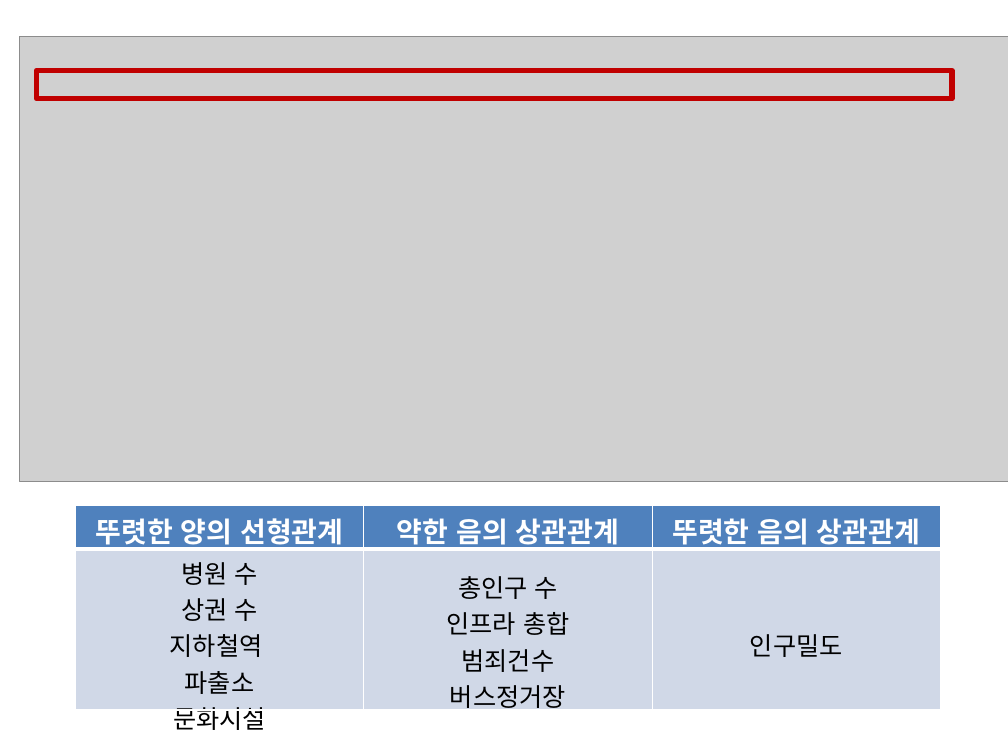
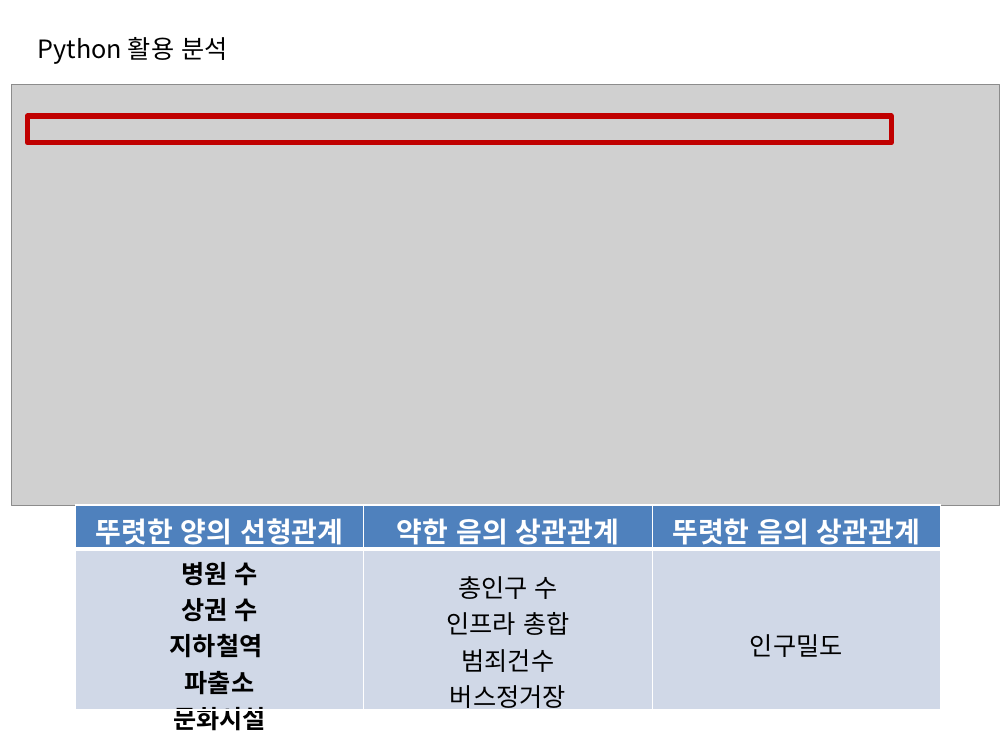
Before and after one commit to Dev1120/Team1Project, a slide deck: slide 16 of PPT구상/팀프로젝트_구상용.pptx (slide 12 before the commit). Drawn at 1008x756 pixels with LibreOffice and Linux fonts; fonts in the diff are those of the drawing; grey boxes stand for pictures. Boxes give left, top, right and bottom in pixels: in the first picture for what was removed or moved away, otherwise in the second. Text is boxed around its words. In the diff, an @@ line names an element or a change of style, - is before the commit and + after.

```diff
--- a/PPT구상/팀프로젝트_구상용.pptx
+++ b/PPT구상/팀프로젝트_구상용.pptx
@@ text added at bbox=[38, 37, 227, 64], 18 pt, text #000000 @@
+Python 활용 분석
@@ picture: place and size @@
-picture at bbox=[20, 36, 1008, 481]
+picture at bbox=[12, 85, 1000, 505]
@@ rectangle: place and size @@
-rectangle at bbox=[36, 71, 953, 99]
+rectangle at bbox=[27, 116, 891, 142]
@@ table at bbox=[76, 505, 940, 735] @@
@@ bold on in "병원 수", "상권 수", "지하철역", "파출소" and 1 more places @@
```
Also in this commit, not shown: 9 other slides changed, 35 slides added, 1 slide removed, 5 other files.
